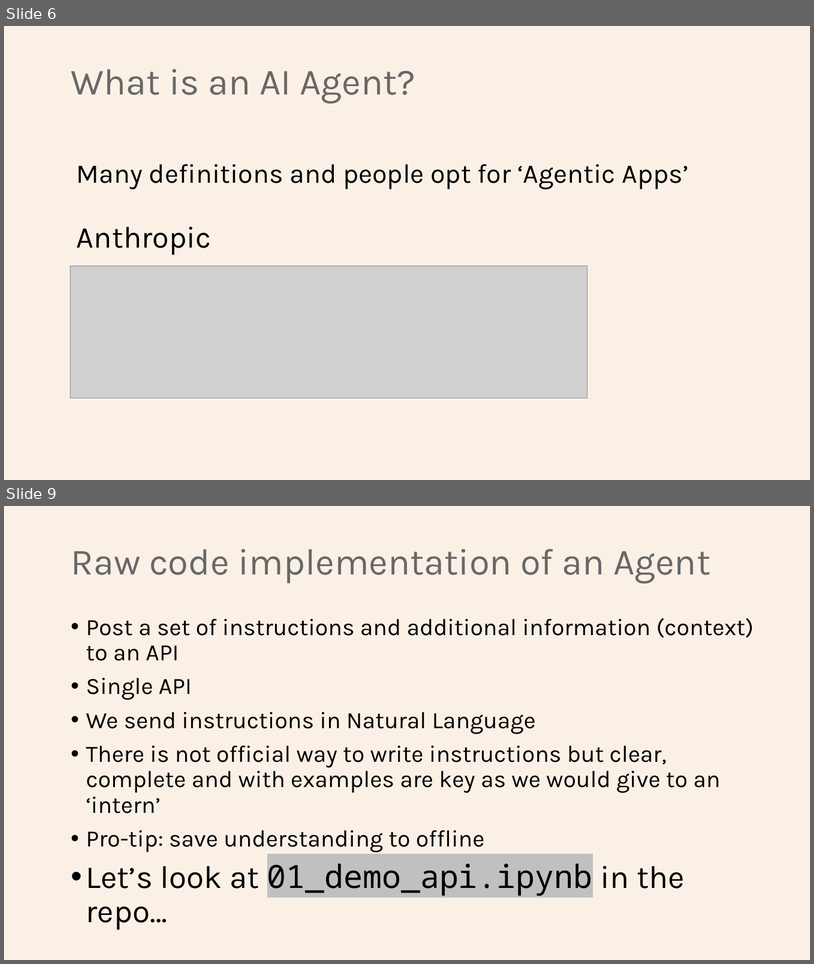
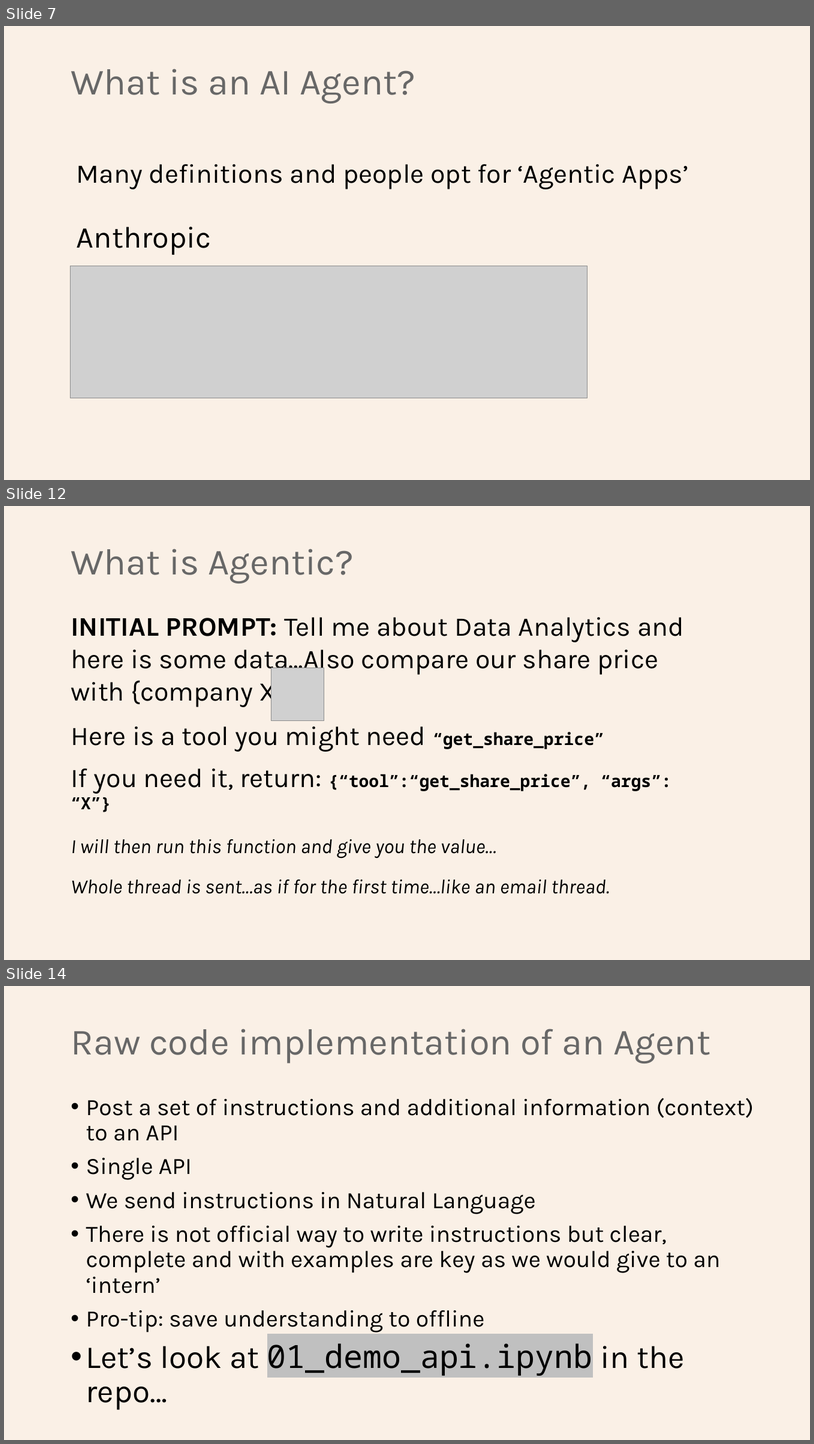
Before and after one commit to Python-Test-Engineer/earl2025, a slide deck: AI_Agents_in_the_Data_Pipeline.pptx. Shown one above the other, each under a label of ours: slides 6 and 9 before the commit, slides 7, 12 and 14 after it; the slides between them are not shown. The pictures are 814x964 and 814x1444 pixels, drawn with LibreOffice and Linux fonts; fonts in the diff are those of the drawing; grey boxes stand for pictures. Boxes give left, top, right and bottom in pixels: in the first picture for what was removed or moved away, otherwise in the second. Text is boxed around its words. In the diff, an @@ line names an element or a change of style, - is before the commit and + after.

```diff
--- a/AI_Agents_in_the_Data_Pipeline.pptx
+++ b/AI_Agents_in_the_Data_Pipeline.pptx
@@ slide 12 added at <box>4,506,810,960</box>, background #FAF0E6 @@
@@ title added at <box>71,549,354,583</box>, 44 pt, text #676767 @@
+What is Agentic?
@@ text added at <box>71,617,684,894</box>, 32 pt, text #000000 @@
+INITIAL PROMPT: Tell me about Data Analytics and here is some data…Also compare our share price with {company X}…
+Here is a tool you might need “get_share_price”
+If you need it, return: {“tool”:“get_share_price”, “args”: “X”}
+I will then run this function and give you the value…
+Whole thread is sent…as if for the first time…like an email thread.
@@ picture added at <box>272,667,324,721</box> @@
@@ what was slide 6 is now slide 7 @@
@@ what was slide 9 is now slide 14 @@
```
Also in this commit, not shown: 1 slide changed, 5 other slides added, 1 slide removed, 6 other files.
